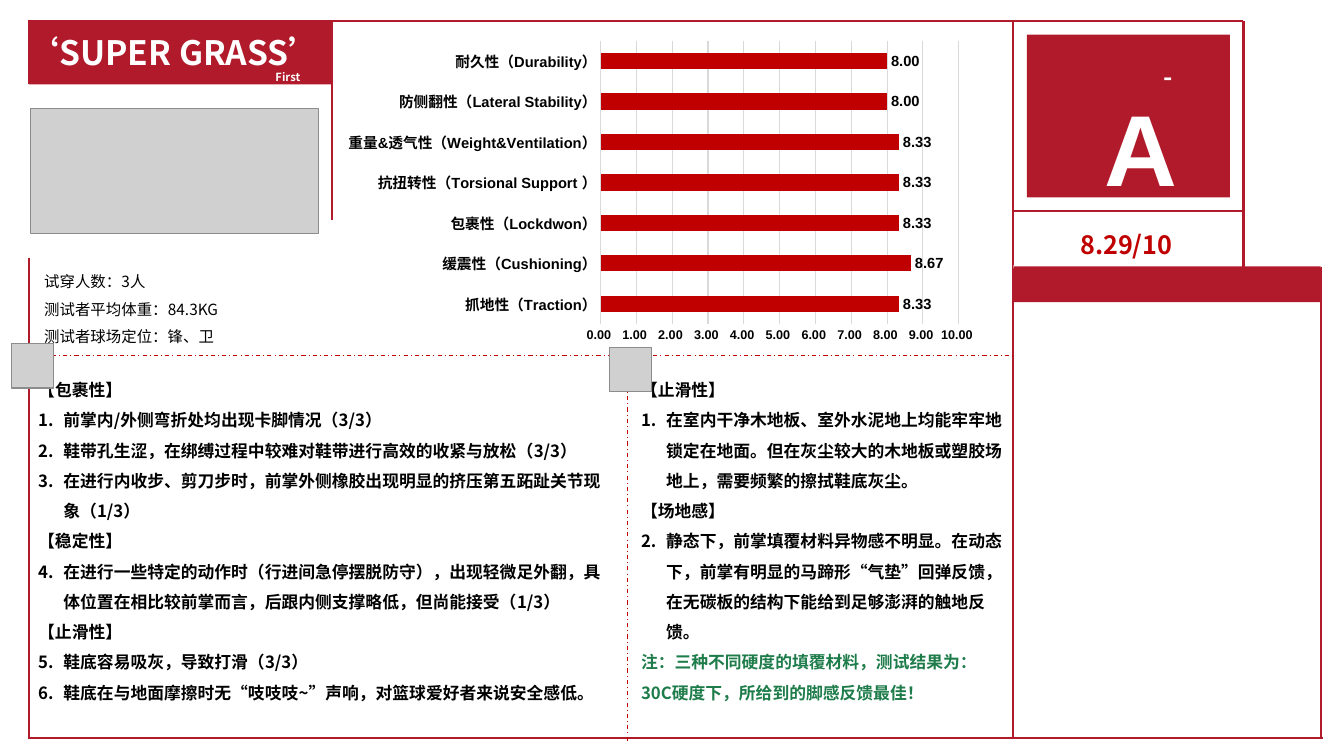
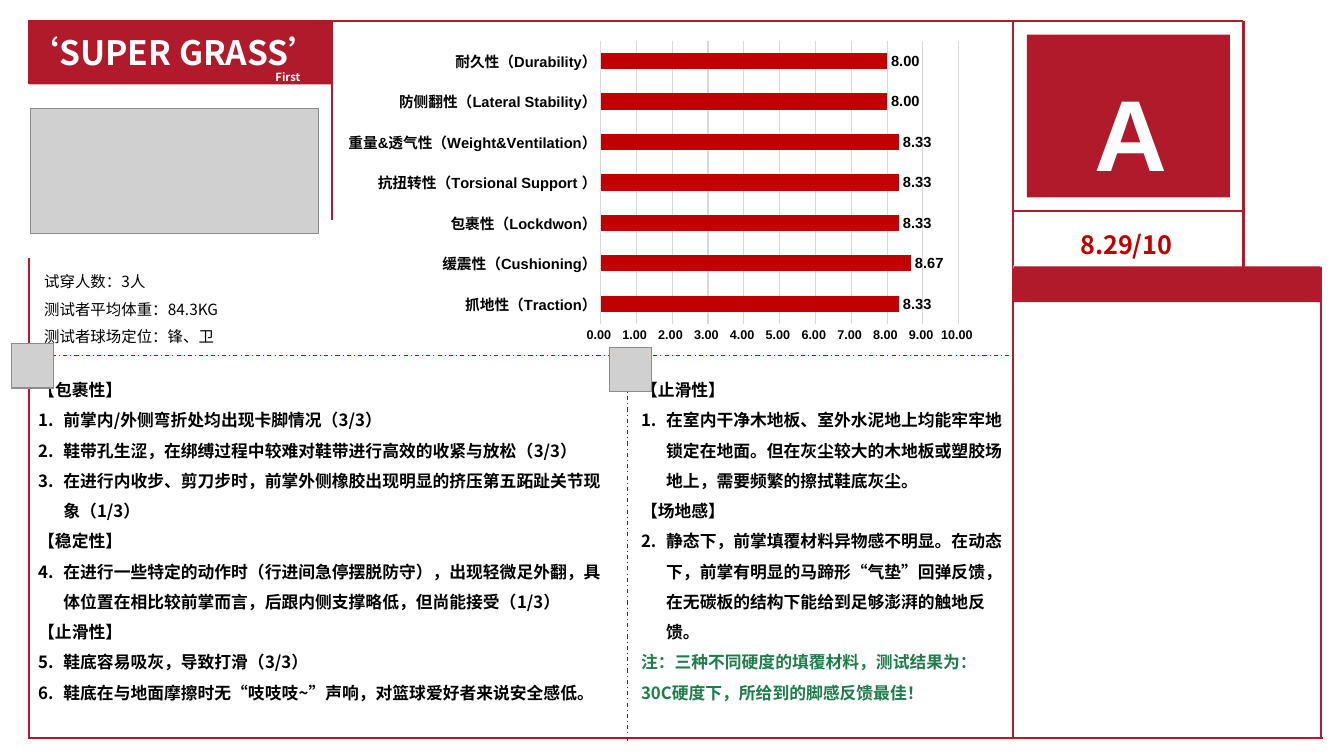
Before and after one commit to cjzymail-Mc/3rd-ppt-prj, a slide deck: slide 15 of src/Template 2.1.pptx. Drawn at 1344x756 pixels with LibreOffice and Linux fonts; fonts in the diff are those of the drawing; grey boxes stand for pictures; background and template pictures are left out. Boxes give left, top, right and bottom in pixels: in the first picture for what was removed or moved away, otherwise in the second. Text is boxed around its words. In the diff, an @@ line names an element or a change of style, - is before the commit and + after.

```diff
--- a/src/Template 2.1.pptx
+++ b/src/Template 2.1.pptx
@@ text "A" rewrapped from (1105, 116, 1178, 204) to (1095, 101, 1168, 171) @@
@@ text removed at (1152, 41, 1184, 92) @@
--
```
Also in this commit, not shown: 1 slide removed, 52 other files.
